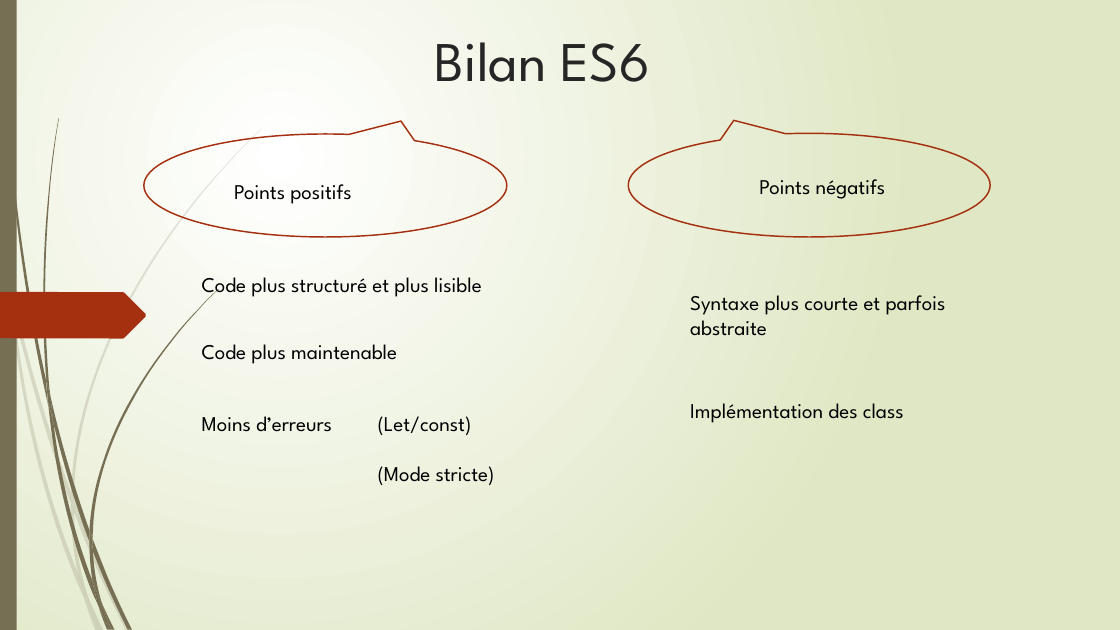
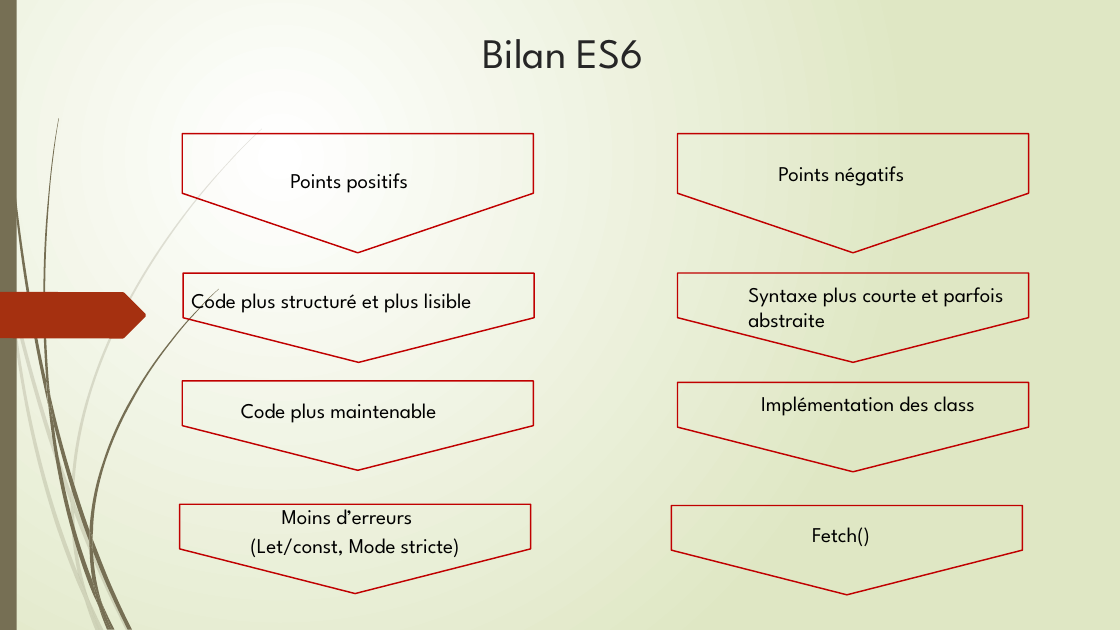
Before and after one commit to LaureenPerrin/project3, a slide deck: slide 21 of pp_p3/Application web de réservation de vélo.pptx. Drawn at 1120x630 pixels with LibreOffice and Linux fonts; fonts in the diff are those of the drawing. Boxes give left, top, right and bottom in pixels: in the first picture for what was removed or moved away, otherwise in the second. Text is boxed around its words. In the diff, an @@ line names an element or a change of style, - is before the commit and + after.

Commit message:
adding of powerpoint

```diff
--- a/pp_p3/Application web de réservation de vélo.pptx
+++ b/pp_p3/Application web de réservation de vélo.pptx
@@ title "Bilan ES6": place and size @@
-title "Bilan ES6" at [435, 42, 650, 82]
+title "Bilan ES6" at [482, 39, 644, 69]
@@ title "Bilan ES6" at [482, 39, 644, 69]: size 48 to 36 pt @@
@@ speech bubble removed at [144, 134, 507, 237] @@
@@ pentagon arrow added at [182, 134, 534, 253], outline #C00000 1.25 pt @@
@@ speech bubble removed at [628, 134, 991, 237] @@
@@ pentagon arrow added at [678, 134, 1029, 253], outline #C00000 1.25 pt @@
@@ text "Points positifs": place and size @@
-text "Points positifs" at [234, 184, 352, 204]
+text "Points positifs" at [290, 173, 409, 193]
@@ text "Points négatifs": place and size @@
-text "Points négatifs" at [759, 179, 886, 199]
+text "Points négatifs" at [778, 166, 905, 186]
@@ text "Code plus structuré et plus ..." rewrapped from [202, 277, 482, 298] to [191, 289, 472, 315] @@
@@ pentagon arrow added at [183, 273, 534, 362], outline #C00000 1.25 pt @@
@@ pentagon arrow added at [677, 273, 1028, 362], outline #C00000 1.25 pt @@
@@ text "Syntaxe plus courte et parfois ...": place and size @@
-text "Syntaxe plus courte et parfois ..." at [690, 295, 946, 336]
+text "Syntaxe plus courte et parfois ..." at [748, 287, 1004, 328]
@@ pentagon arrow added at [182, 381, 534, 471], outline #C00000 1.25 pt @@
@@ pentagon arrow added at [677, 383, 1028, 472], outline #C00000 1.25 pt @@
@@ text "Implémentation des class": place and size @@
-text "Implémentation des class" at [690, 403, 904, 423]
+text "Implémentation des class" at [761, 396, 975, 416]
@@ text "Code plus maintenable": place and size @@
-text "Code plus maintenable" at [202, 344, 397, 364]
+text "Code plus maintenable" at [241, 403, 436, 423]
@@ pentagon arrow added at [180, 504, 531, 593], outline #C00000 1.25 pt @@
@@ text "Moins d’erreurs" rewrapped from [202, 416, 332, 432] to [282, 503, 412, 525] @@
@@ pentagon arrow added at [671, 506, 1023, 595], outline #C00000 1.25 pt @@
@@ text at [250, 538, 460, 557]: text changed @@
-(Let/const)
-(Mode stricte)
+(Let/const, Mode stricte)
@@ text added at [812, 527, 870, 546], 18 pt, text #000000 @@
+Fetch()
```
Also in this commit, not shown: 5 other slides changed.
